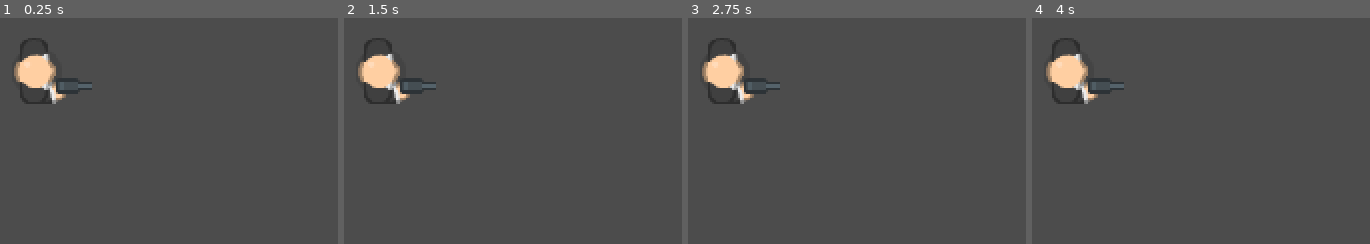
Above: before the commit, frames 1-4 (left to right).
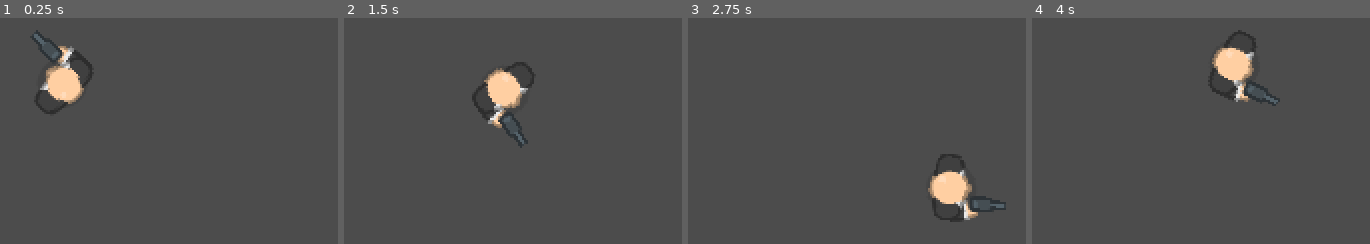
Above: after the commit, the same moments.

Repository: SirAlphaa/GodotTopDownShooterPractice
Game: Godot game, scene res://Main.tscn
The game is run twice, just before and just after one commit, with the same random seed, the same clock (stepped at 60 frames per second) and the same inputs.
Inputs (mouse positions are in pixels of both pictures, inside the frame that each line leads up to):
- Up to frame 1 (0.25 s): no input
- Up to frame 2 (1.5 s): tap Enter at 0.5 s; move the mouse to (outside the picture) at 0.52 s; hold D (right, bound only after the commit) 0.53-1.28 s; move the mouse to (outside the picture) at 1.27 s; hold S (down, bound only after the commit) from 1.28 s (still down)
- Up to frame 3 (2.75 s): move the mouse to (outside the picture) at 2.02 s; release S (down, bound only after the commit) at 2.03 s; hold D (right, bound only after the commit) from 2.03 s (still down)
- Up to frame 4 (4 s): move the mouse to (outside the picture) at 2.77 s; release D (right, bound only after the commit) at 2.78 s; hold W (up, bound only after the commit) 2.78-3.53 s; move the mouse to (outside the picture) at 3.52 s; hold A (left, bound only after the commit) from 3.53 s (still down)

The runs differ from the first frame. In frame 1, 3.8% of the frame differs, in the area x 4-28%, y 5-43%; in frame 2, 4.9%; in frame 3, 4.9%; in frame 4, 4.9%, in the area x 4-74%, y 5-39%.

Commit message:
Added Player Movement

Diff:
--- a/TopDownShooterPractice/Main.tscn
+++ b/TopDownShooterPractice/Main.tscn
@@ -1,6 +1,7 @@
-[gd_scene load_steps=3 format=2]
+[gd_scene load_steps=4 format=2]
 
 [ext_resource path="res://assets/topdown-shooter/Spritesheet/spritesheet_characters.png" type="Texture" id=1]
+[ext_resource path="res://Player.gd" type="Script" id=2]
 
 [sub_resource type="CircleShape2D" id=1]
 radius = 22.3607
@@ -9,6 +10,7 @@
 
 [node name="Player" type="KinematicBody2D" parent="."]
 position = Vector2( 64, 64 )
+script = ExtResource( 2 )
 
 [node name="Sprite" type="Sprite" parent="Player"]
 texture = ExtResource( 1 )
--- /dev/null
+++ b/TopDownShooterPractice/Player.gd
@@ -0,0 +1,31 @@
+extends KinematicBody2D
+
+
+export (int) var playerSpeed = 100
+
+
+func _ready():
+	pass # Replace with function body.
+
+
+func _process(delta:float) -> void:
+
+	var movement_direction := Vector2.ZERO
+
+	if Input.is_action_pressed("up"):
+		movement_direction.y = -1
+
+	if Input.is_action_pressed("down"):
+		movement_direction.y = 1
+
+	if Input.is_action_pressed("left"):
+		movement_direction.x = -1
+
+	if Input.is_action_pressed("right"):
+		movement_direction.x = 1
+
+	movement_direction = movement_direction.normalized()
+
+	move_and_slide(movement_direction * playerSpeed)
+
+	look_at(get_global_mouse_position())
--- a/TopDownShooterPractice/project.godot
+++ b/TopDownShooterPractice/project.godot
@@ -46,6 +46,29 @@
 "svg/scale": 1.0
 }
 
+[input]
+
+up={
+"deadzone": 0.5,
+"events": [ Object(InputEventKey,"resource_local_to_scene":false,"resource_name":"","device":0,"alt":false,"shift":false,"control":false,"meta":false,"command":false,"pressed":false,"scancode":87,"physical_scancode":0,"unicode":0,"echo":false,"script":null)
+ ]
+}
+down={
+"deadzone": 0.5,
+"events": [ Object(InputEventKey,"resource_local_to_scene":false,"resource_name":"","device":0,"alt":false,"shift":false,"control":false,"meta":false,"command":false,"pressed":false,"scancode":83,"physical_scancode":0,"unicode":0,"echo":false,"script":null)
+ ]
+}
+left={
+"deadzone": 0.5,
+"events": [ Object(InputEventKey,"resource_local_to_scene":false,"resource_name":"","device":0,"alt":false,"shift":false,"control":false,"meta":false,"command":false,"pressed":false,"scancode":65,"physical_scancode":0,"unicode":0,"echo":false,"script":null)
+ ]
+}
+right={
+"deadzone": 0.5,
+"events": [ Object(InputEventKey,"resource_local_to_scene":false,"resource_name":"","device":0,"alt":false,"shift":false,"control":false,"meta":false,"command":false,"pressed":false,"scancode":68,"physical_scancode":0,"unicode":0,"echo":false,"script":null)
+ ]
+}
+
 [physics]
 
 common/enable_pause_aware_picking=true
